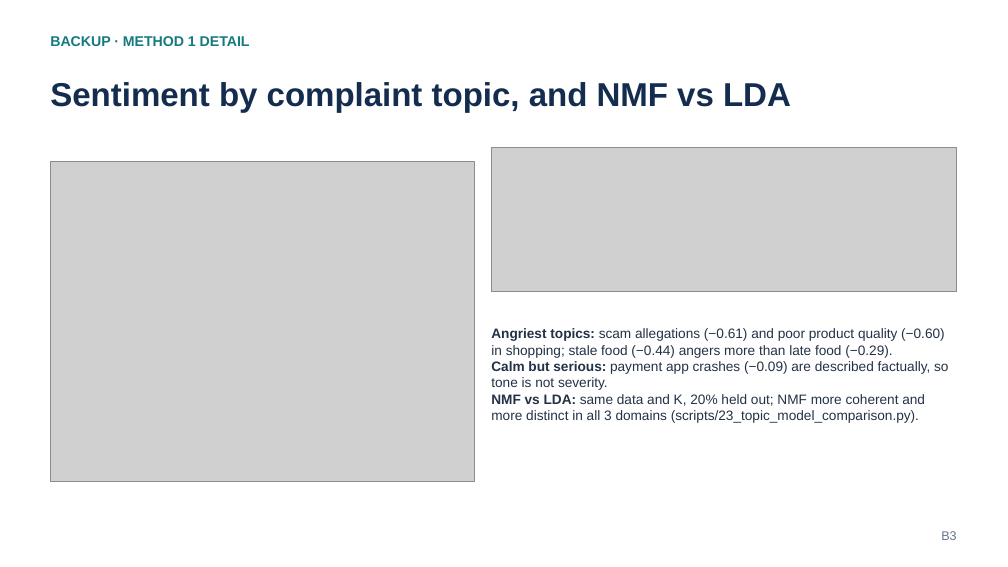
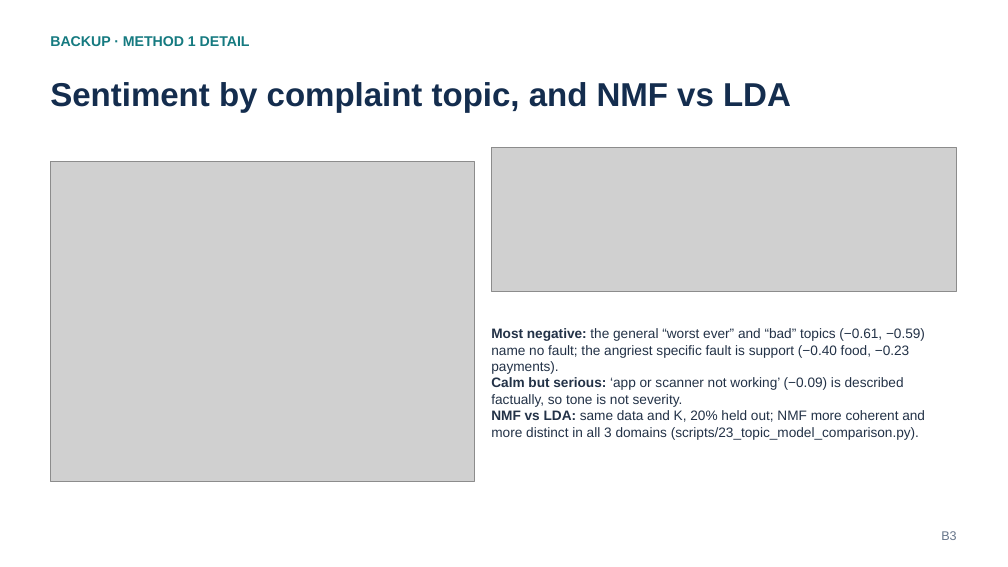
Before and after one commit to Adithya-Monish-Kumar-K/ba-capstone-app-reviews, a slide deck: slide 26 of docs/Review_2_Presentation.pptx (slide 20 before the commit). Drawn at 1008x567 pixels with LibreOffice and Linux fonts; fonts in the diff are those of the drawing; grey boxes stand for pictures. Boxes give left, top, right and bottom in pixels: in the first picture for what was removed or moved away, otherwise in the second. Text is boxed around its words. In the diff, an @@ line names an element or a change of style, - is before the commit and + after.

```diff
--- a/docs/Review_2_Presentation.pptx
+++ b/docs/Review_2_Presentation.pptx
@@ text at (491,328,925,407): text changed @@
-Angriest topics: scam allegations (−0.61) and poor product quality (−0.60) in shopping; stale food (−0.44) angers more than late food (−0.29).
-Calm but serious: payment app crashes (−0.09) are described factually, so tone is not severity.
+Most negative: the general “worst ever” and “bad” topics (−0.61, −0.59) name no fault; the angriest specific fault is support (−0.40 food, −0.23 payments).
+Calm but serious: ‘app or scanner not working’ (−0.09) is described factually, so tone is not severity.
```
Also in this commit, not shown: 12 other slides changed, 6 slides added, 10 other files.
